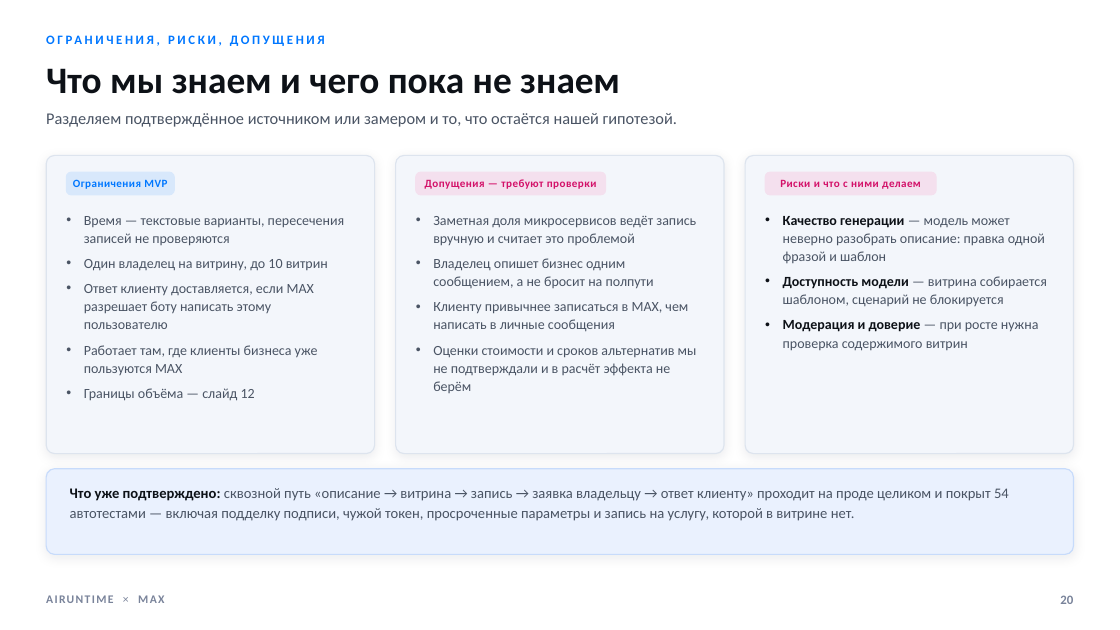
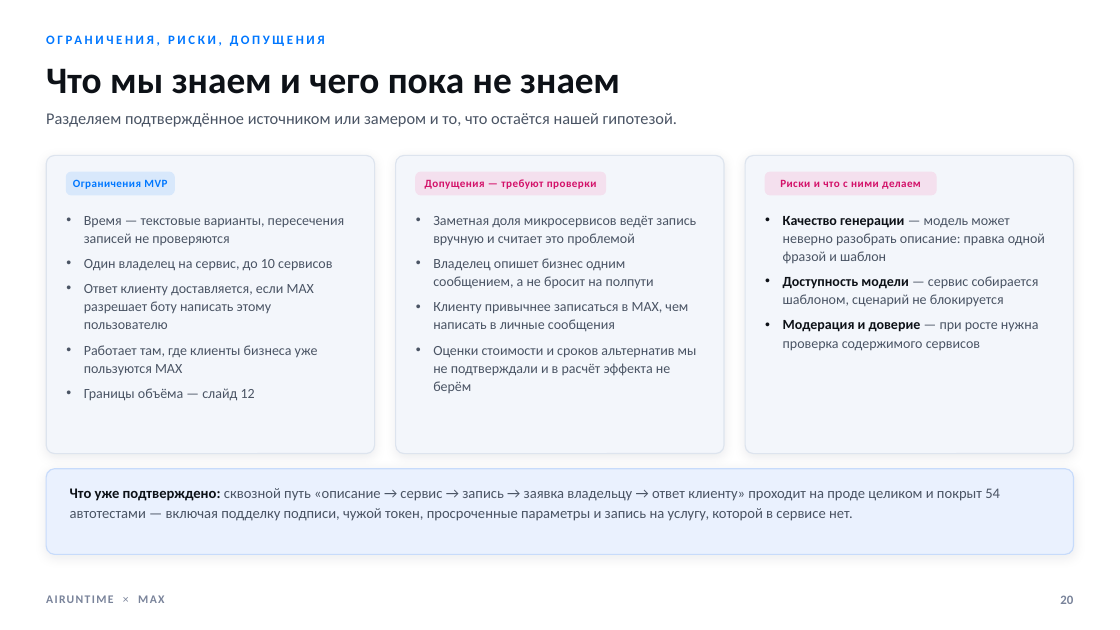
Before and after one commit to airuntime-ru/airuntime, a slide deck: slide 20 of docs/max-presentation/presentation.pptx. Drawn at 1120x630 pixels with LibreOffice and Linux fonts; fonts in the diff are those of the drawing. Boxes give left, top, right and bottom in pixels: in the first picture for what was removed or moved away, otherwise in the second. Text is boxed around its words. In the diff, an @@ line names an element or a change of style, - is before the commit and + after.

```diff
--- a/docs/max-presentation/presentation.pptx
+++ b/docs/max-presentation/presentation.pptx
@@ text at (x1=84, y1=259, x2=332, y2=271): text changed @@
-• Один владелец на витрину, до 10 витрин
+• Один владелец на сервис, до 10 сервисов
@@ text at (x1=783, y1=276, x2=1039, y2=351): text changed @@
-• Доступность модели — витрина собирается шаблоном, сценарий не блокируется
-• Модерация и доверие — при росте нужна проверка содержимого витрин
+• Доступность модели — сервис собирается шаблоном, сценарий не блокируется
+• Модерация и доверие — при росте нужна проверка содержимого сервисов
@@ text at (x1=70, y1=488, x2=1000, y2=521): text changed @@
-Что уже подтверждено: сквозной путь «описание → витрина → запись → заявка владельцу → ответ клиенту» проходит на проде целиком и покрыт 54 автотестами — включая подделку подписи, чужой токен, просроченные параметры и запись на услугу, которой в витрине нет.
+Что уже подтверждено: сквозной путь «описание → сервис → запись → заявка владельцу → ответ клиенту» проходит на проде целиком и покрыт 54 автотестами — включая подделку подписи, чужой токен, просроченные параметры и запись на услугу, которой в сервисе нет.
```
Also in this commit, not shown: 18 other slides changed, 22 other files.
